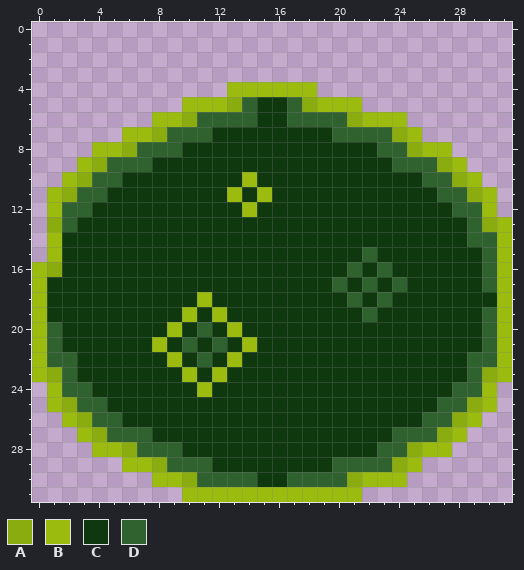
Two states of a pixel-art file, Sprites/Asteroids/RoundBoi2_32x32.aseprite. The picture above was drawn from the file before the commit.
32x32 pixels, 1 frame.
Palette (. is transparent): A #8bac0f  B #9bbc0f  C #0f380f  D #306230
Pixels before, first column x 0:
 4 .............BBBBBB.............
 5 ..........BBBADCCDABBB..........
 6 ........BBADDDDCCDDDDABBB.......
 7 ......BBADDDCCCCCCCCDDDDAB......
 8 ....BBADDDCCCCCCCCCCCCCDDABB....
 9 ...BADDDCCCCCCCCCCCCCCCCDDDAB...
10 ..BADDCCCCCCCCBCCCCCCCCCCCDDAB..
11 .BADDCCCCCCCCBCBCCCCCCCCCCCDDAB.
12 .BDDCCCCCCCCCCBCCCCCCCCCCCCCDDB.
13 .ADCCCCCCCCCCCCCCCCCCCCCCCCCCDAB
14 .BCCCCCCCCCCCCCCCCCCCCCCCCCCCDDB
15 .BCCCCCCCCCCCCCCCCCCCCDCCCCCCCDB
16 BACCCCCCCCCCCCCCCCCCCDCDCCCCCCDB
17 BCCCCCCCCCCCCCCCCCCCDCDCDCCCCCDB
18 BCCCCCCCCCCBCCCCCCCCCDCDCCCCCCCB
19 BCCCCCCCCCBCBCCCCCCCCCDCCCCCCCDB
20 BDCCCCCCCBCDCBCCCCCCCCCCCCCCCCDB
21 BDCCCCCCBCDCDCBCCCCCCCCCCCCCCCDB
22 BDDCCCCCCBCDCBCCCCCCCCCCCCCCCDDB
23 BADCCCCCCCBCBCCCCCCCCCCCCCCCCDAB
24 .BDDCCCCCCCBCCCCCCCCCCCCCCCCDDB.
25 .BADDCCCCCCCCCCCCCCCCCCCCCCDDAB.
26 ..BADDCCCCCCCCCCCCCCCCCCCCDDAB..
27 ...BADDDCCCCCCCCCCCCCCCCDDDAB...
28 ....BBADDDCCCCCCCCCCCCCDDABB....
29 ......BBADDDCCCCCCCCDDDDAB......
30 ........BBADDDDCCDDDDABBB.......
31 ..........BBBBBBBBBBBB..........
The same view after the edit:
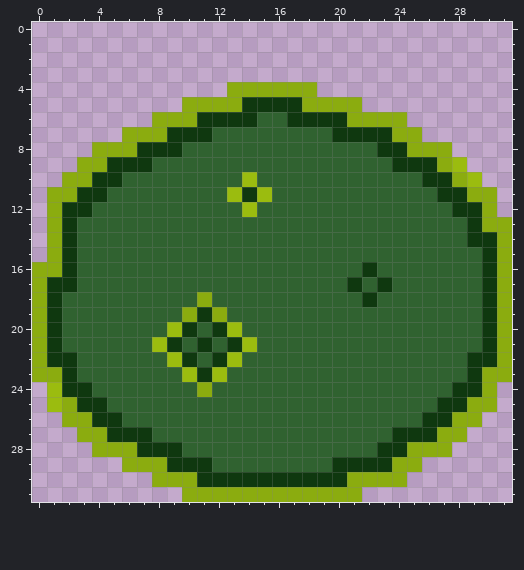
The edit:
Changed rows in their new state; - is an unchanged pixel.
first column x 0:
 4 -------------AAAAAA-------------
 5 ----------AAA-C--C-AAA----------
 6 --------AA-CCCCDDCCCC-AAA-------
 7 ------AA-CCCDDDDDDDDCCCC-A------
 8 ----AA-CCCDDDDDDDDDDDDDCC-AA----
 9 ---A-CCCDDDDDDDDDDDDDDDDCCC-----
10 --A-CCDDDDDDDD-DDDDDDDDDDDCC----
11 -A-CCDDDDDDDD---DDDDDDDDDDDCC-A-
12 -ACCDDDDDDDDDD-DDDDDDDDDDDDDCCA-
13 --CDDDDDDDDDDDDDDDDDDDDDDDDDDC-A
14 -A-DDDDDDDDDDDDDDDDDDDDDDDDDDCCA
15 -A-DDDDDDDDDDDDDDDDDDD-DDDDDDDCA
16 A--DDDDDDDDDDDDDDDDDD---DDDDDDCA
17 A--DDDDDDDDDDDDDDDDD-----DDDDDCA
18 A-DDDDDDDDDADDDDDDDDD---DDDDDD-A
19 A-DDDDDDDDA-ADDDDDDDDD-DDDDDDDCA
20 ACDDDDDDD-----DDDDDDDDDDDDDDDDCA
21 ACDDDDDD-------DDDDDDDDDDDDDDDCA
22 ACCDDDDDD-----DDDDDDDDDDDDDDDCCA
23 A-CDDDDDDD---DDDDDDDDDDDDDDDDC-A
24 --CCDDDDDDDADDDDDDDDDDDDDDDDCCA-
25 ---CCDDDDDDDDDDDDDDDDDDDDDDCC-A-
26 --A-CCDDDDDDDDDDDDDDDDDDDDCC-A--
27 ---A-CCCDDDDDDDDDDDDDDDDCCC-A---
28 ----AA-CCCDDDDDDDDDDDDDCC-AA----
29 ------AA-CCCDDDDDDDDCCCC-A------
30 --------AA-CCCC--CCCC-AAA-------
31 ----------AAAAAAAAAAAA----------
Boxes around the changes in both pictures, in picture pixels (x1, y1, x2, y2):
changed: (32, 82, 512, 502)
